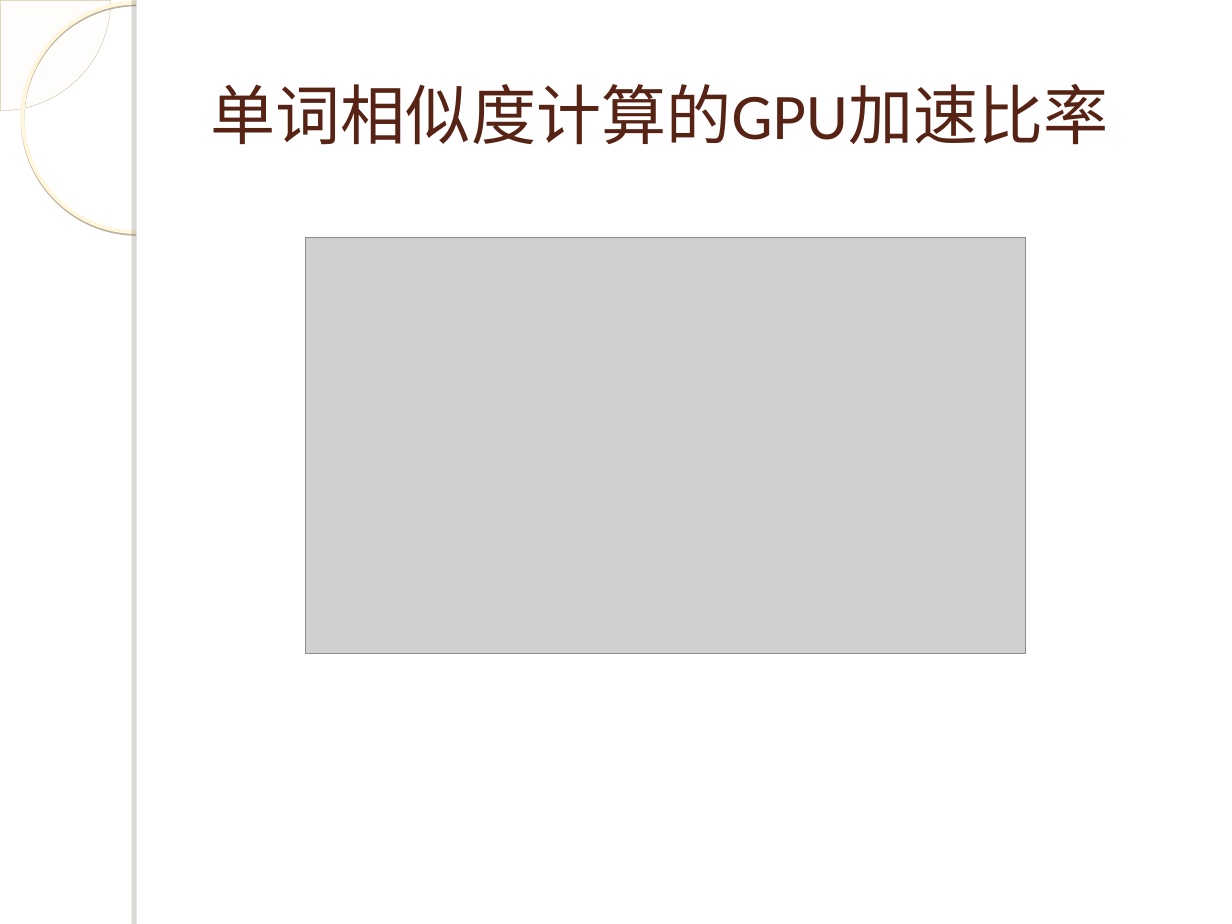
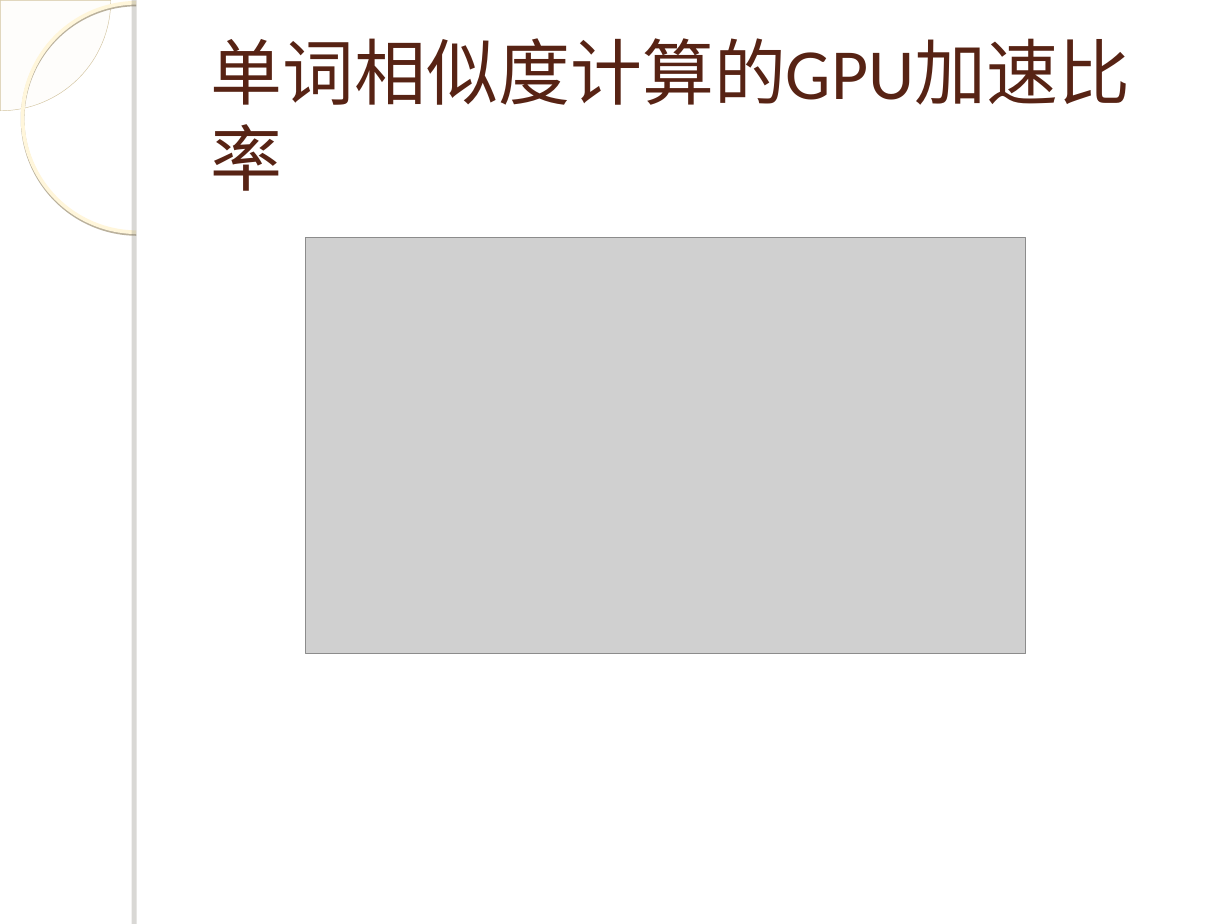
Before and after one commit to WangJunqiao/Tech-Study, a slide deck: slide 29 of 答辩.ppt. Drawn at 1232x924 pixels with LibreOffice and Linux fonts; fonts in the diff are those of the drawing; grey boxes stand for pictures; background and template pictures are left out. Boxes give left, top, right and bottom in pixels: in the first picture for what was removed or moved away, otherwise in the second. Text is boxed around its words. In the diff, an @@ line names an element or a change of style, - is before the commit and + after.

```diff
--- a/答辩.ppt
+++ b/答辩.ppt
@@ title "单词相似度计算的GPU加速比率" at [211,38,1130,105]: size 38 to 42 pt @@
```
Also in this commit, not shown: 2 other slides changed.
